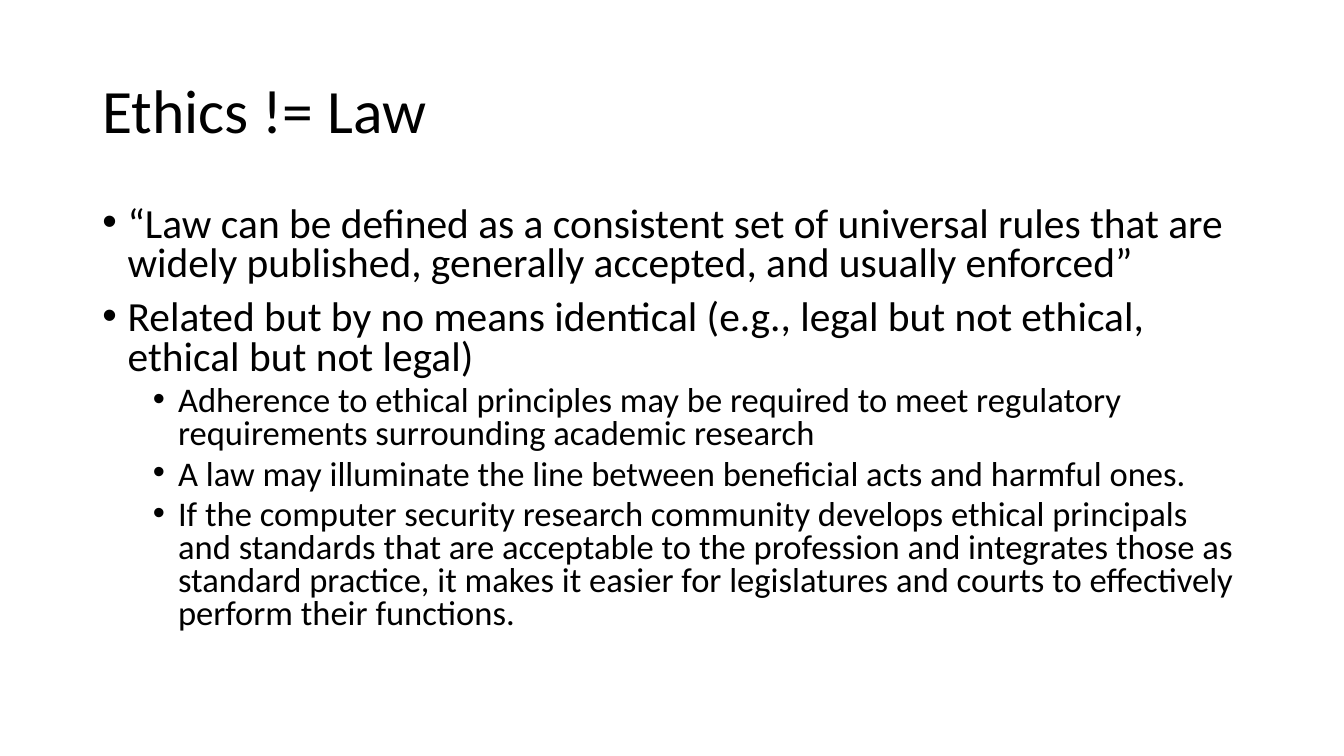
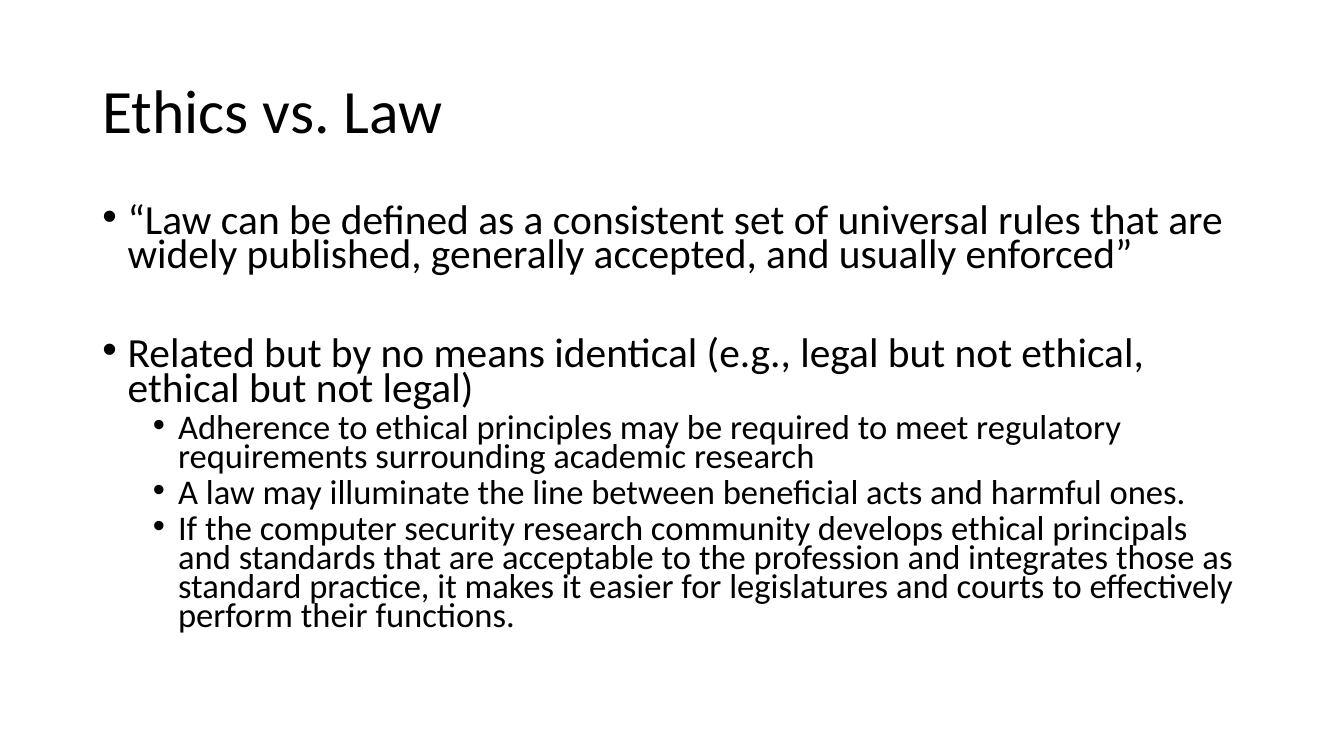
Before and after one commit to noise-lab/censorship-course, a slide deck: slide 42 of lectures/4-Measurement.pptx (slide 39 before the commit). Drawn at 1344x756 pixels with LibreOffice and Linux fonts; fonts in the diff are those of the drawing. Boxes give left, top, right and bottom in pixels: in the first picture for what was removed or moved away, otherwise in the second. Text is boxed around its words. In the diff, an @@ line names an element or a change of style, - is before the commit and + after.

Commit message:
lecture slide updates

```diff
--- a/lectures/4-Measurement.pptx
+++ b/lectures/4-Measurement.pptx
@@ title at box(102, 90, 443, 134): text changed @@
-Ethics != Law
+Ethics vs. Law
@@ text "“Law can be defined as ..." at box(128, 204, 1233, 633): line spacing 0.8 to 0.7 @@
```
Also in this commit, not shown: 2 other slides changed, 8 slides added, 4 slides removed, 1 other file.
